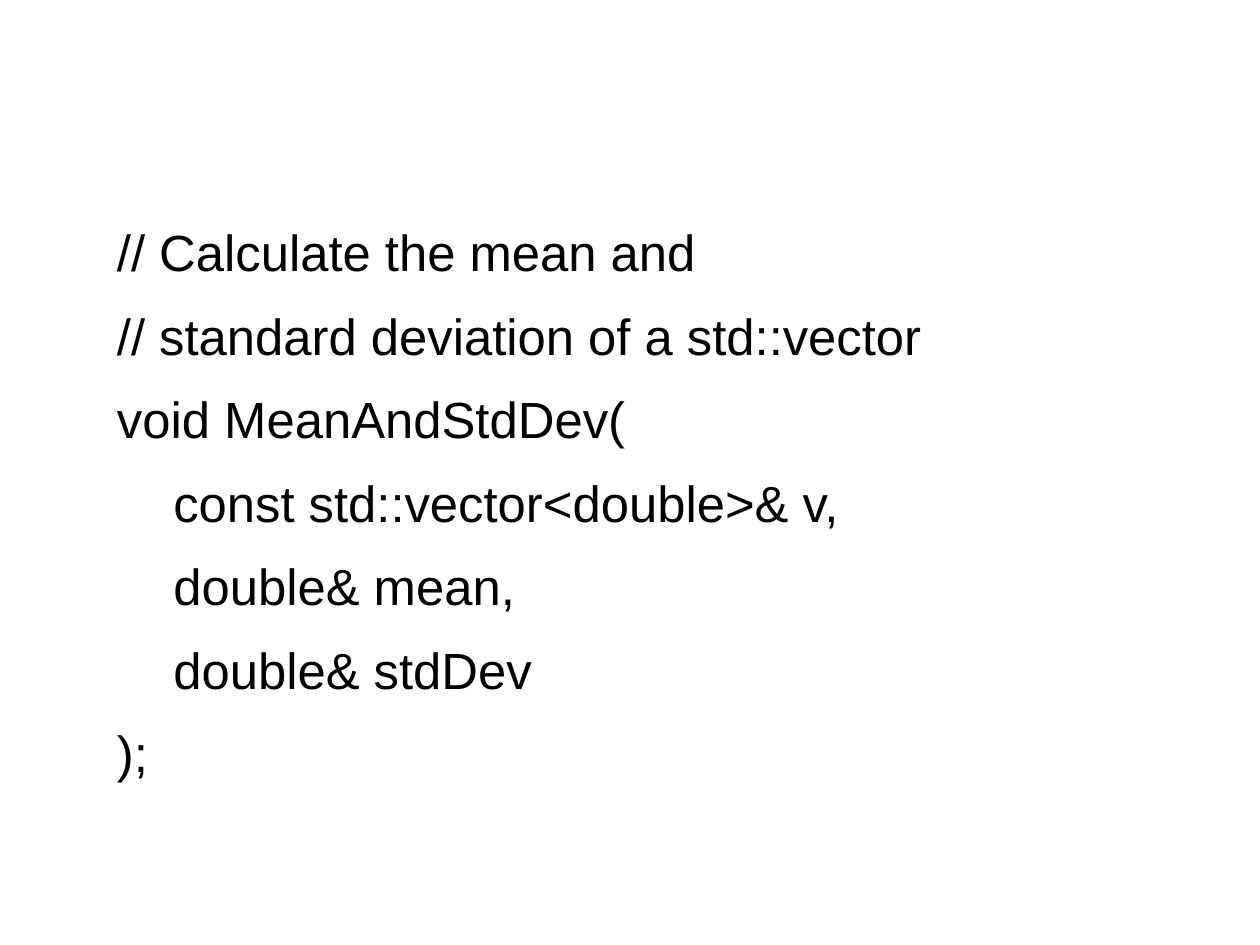
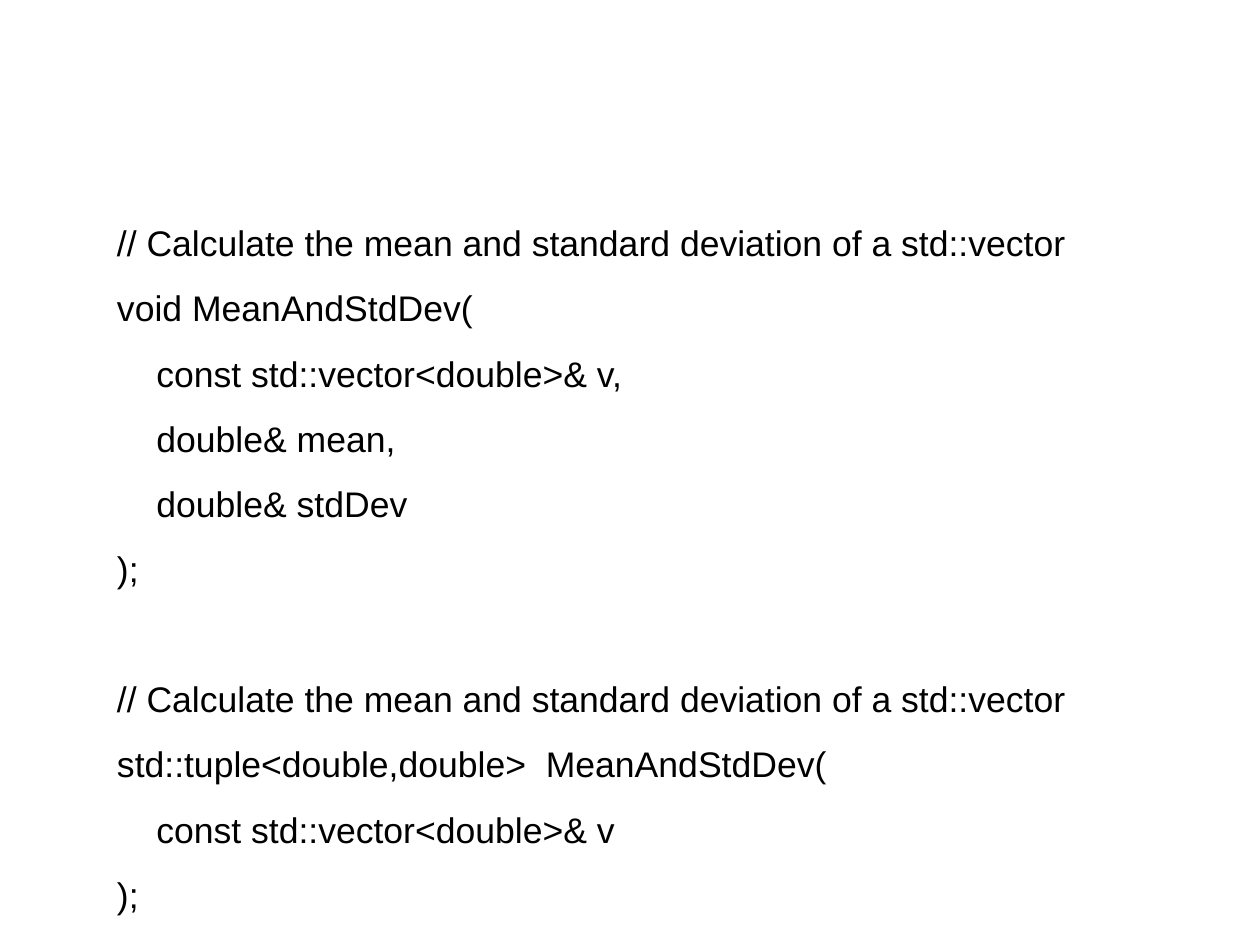
Before and after one commit to richelbilderbeek/CppPresentations, a slide deck: slide 18 of FunctionDesign/FunctionDesign.odp (slide 17 before the commit). Drawn at 1260x945 pixels with LibreOffice and Linux fonts; fonts in the diff are those of the drawing. Boxes give left, top, right and bottom in pixels: in the first picture for what was removed or moved away, otherwise in the second. Text is boxed around its words. In the diff, an @@ line names an element or a change of style, - is before the commit and + after.

Commit message:
Improved to C++11

```diff
--- a/FunctionDesign/FunctionDesign.odp
+++ b/FunctionDesign/FunctionDesign.odp
@@ text at (147,230,1065,257): text changed; size 32 to 22.4 pt @@
-// Calculate the mean and
-// standard deviation of a std::vector
+// Calculate the mean and standard deviation of a std::vector
@@ text at (117,295,622,518): size 32 to 22.4 pt in "void MeanAndStdDev(", "const std::vector<double>& v,", "double& mean,", "double& stdDev" and 1 more places @@
@@ text at (117,686,1065,844): paragraphs added @@
+// Calculate the mean and standard deviation of a std::vector
+std::tuple<double,double> MeanAndStdDev(
+const std::vector<double>& v
+);
```
Also in this commit, not shown: 10 other slides changed, 1 slide added.
